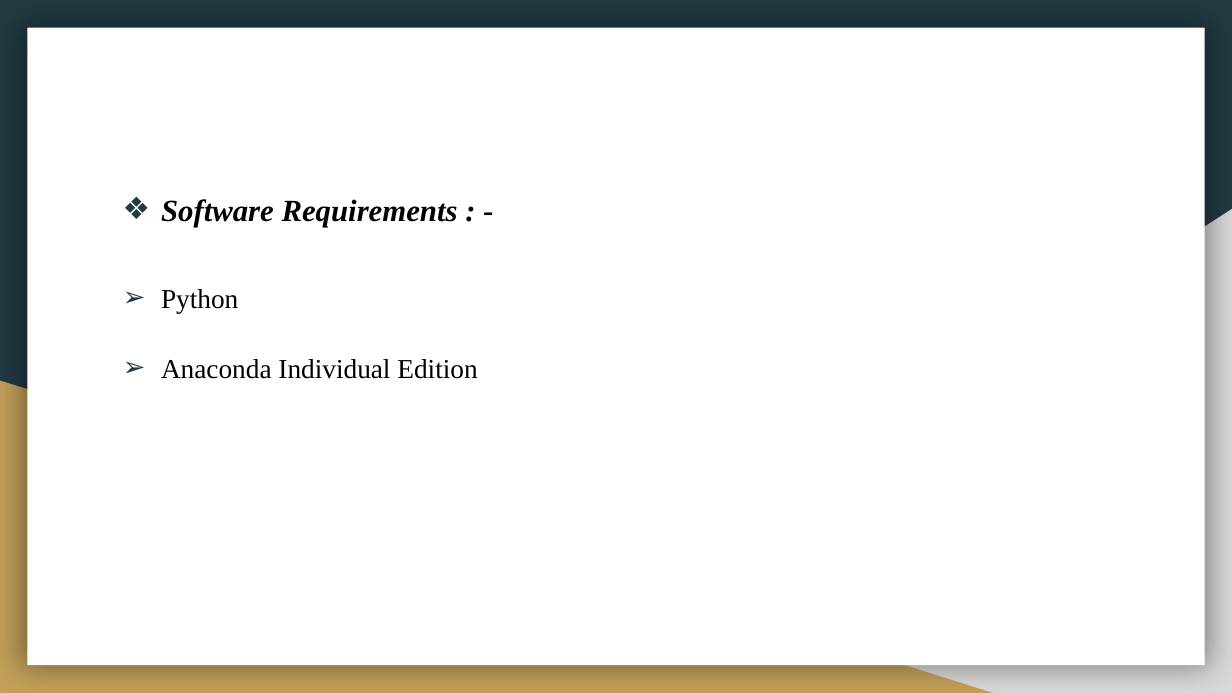
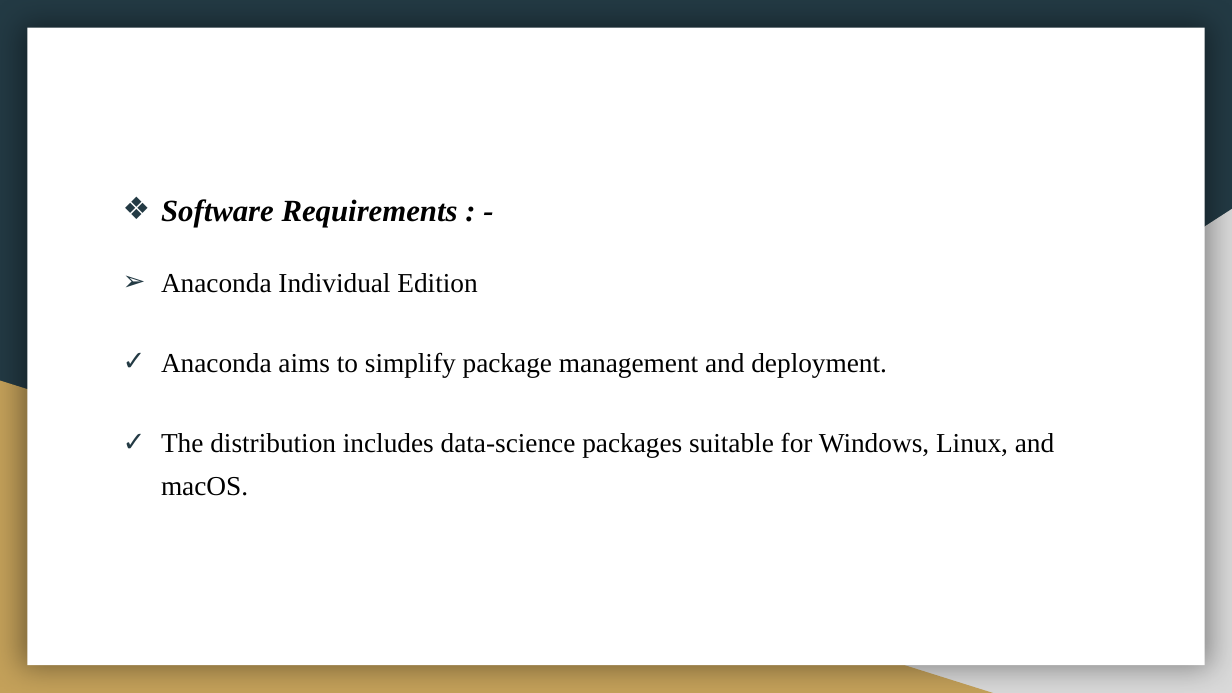
Before and after one commit to 2000nilratan/Implementation-of-Association-Rule-Mining, a slide deck: slide 12 of PPT on Implementation of Association Rule Mining.pptx (slide 13 before the commit). Drawn at 1232x693 pixels with LibreOffice and Linux fonts; fonts in the diff are those of the drawing. Boxes give left, top, right and bottom in pixels: in the first picture for what was removed or moved away, otherwise in the second. Text is boxed around its words. In the diff, an @@ line names an element or a change of style, - is before the commit and + after.

```diff
--- a/PPT on Implementation of Association Rule Mining.pptx
+++ b/PPT on Implementation of Association Rule Mining.pptx
@@ text at bbox=[161, 289, 238, 313]: paragraph removed @@
-➢ Python
@@ text at bbox=[161, 352, 1054, 496]: paragraphs added @@
+✓ Anaconda aims to simplify package management and deployment.
+✓ The distribution includes data-science packages suitable for Windows, Linux, and macOS.
```
Also in this commit, not shown: 4 other slides changed, 6 slides added, 4 slides removed, 1 other file.
